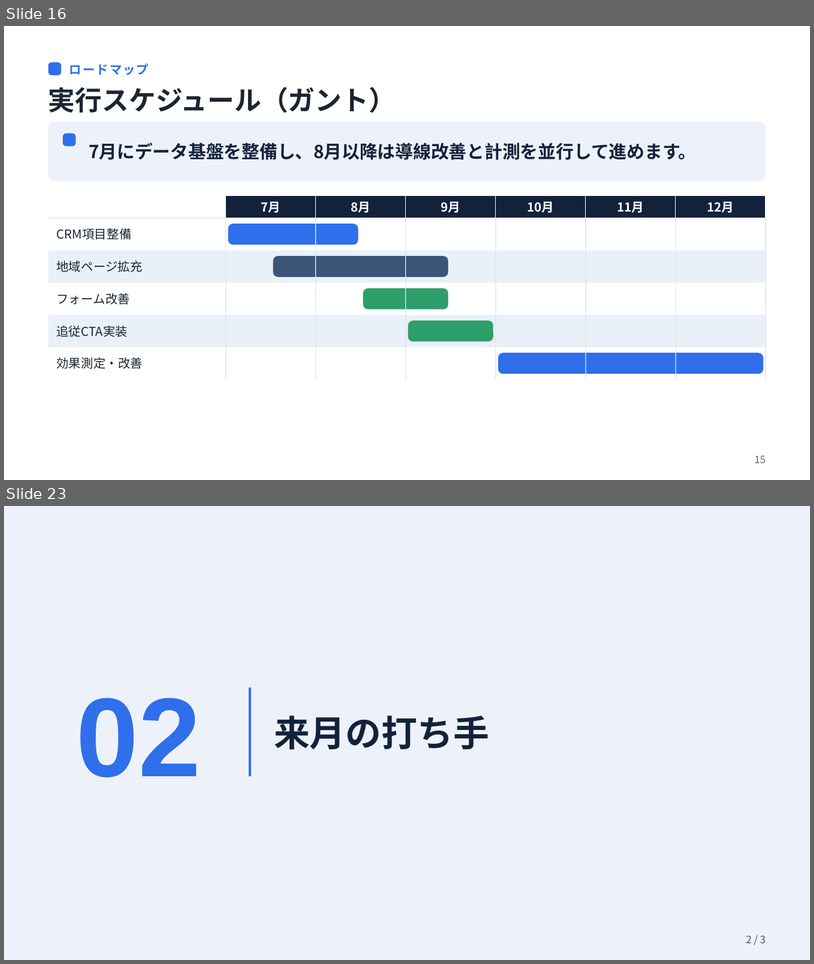
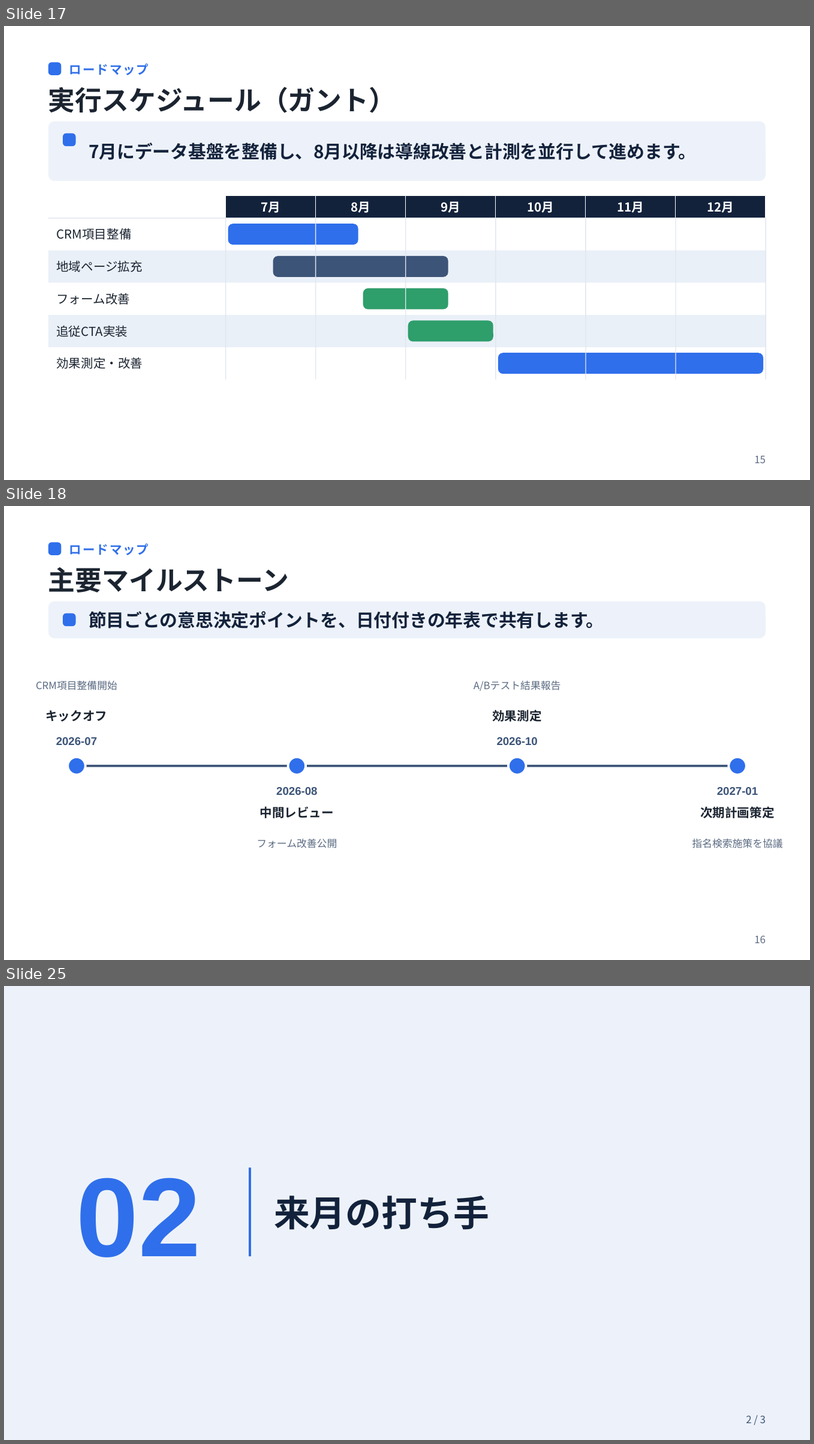
Before and after one commit to shotaueda/skill1, a slide deck: ouchi-no-mikata-slides/reference-deck.pptx. Shown one above the other, each under a label of ours: slides 16 and 23 before the commit, slides 17, 18 and 25 after it; the slides between them are not shown. The pictures are 814x964 and 814x1444 pixels, drawn with LibreOffice and Linux fonts; fonts in the diff are those of the drawing; background and template pictures are left out. Boxes give left, top, right and bottom in pixels: in the first picture for what was removed or moved away, otherwise in the second. Text is boxed around its words. In the diff, an @@ line names an element or a change of style, - is before the commit and + after.

```diff
--- a/ouchi-no-mikata-slides/reference-deck.pptx
+++ b/ouchi-no-mikata-slides/reference-deck.pptx
@@ slide 18 added at [4,506,810,960], background #FFFFFF @@
@@ rounded rectangle added at [48,542,61,555], fill #2F6FEB @@
@@ text added at [69,543,149,555], 11 pt, text #2F6FEB, bold @@
+ロードマップ
@@ text added at [48,567,289,592], 24 pt, text #1B2430, bold @@
+主要マイルストーン
@@ rounded rectangle added at [48,601,766,638], fill #EDF2FA @@
@@ rounded rectangle added at [63,613,76,626], fill #2F6FEB @@
@@ text added at [89,611,605,628], 16 pt, text #13223B, bold @@
+節目ごとの意思決定ポイントを、日付付きの年表で共有します。
@@ text added at [36,681,117,690], 9 pt, text #5B6B82 @@
+CRM項目整備開始
@@ text added at [474,681,561,691], 9 pt, text #5B6B82 @@
+A/Bテスト結果報告
@@ text added at [45,710,107,721], 11 pt, text #1B2430, bold @@
+キックオフ
@@ text added at [492,709,542,721], 11 pt, text #1B2430, bold @@
+効果測定
@@ text added at [56,737,97,745], 10 pt, text #3C5478, bold @@
+2026-07
@@ text added at [497,737,538,745], 10 pt, text #3C5478, bold @@
+2026-10
@@ ellipse added at [68,757,86,775], fill #2F6FEB, outline #FFFFFF 2 pt @@
@@ ellipse added at [288,757,306,775], fill #2F6FEB, outline #FFFFFF 2 pt @@
@@ ellipse added at [509,757,527,775], fill #2F6FEB, outline #FFFFFF 2 pt @@
@@ ellipse added at [729,757,747,775], fill #2F6FEB, outline #FFFFFF 2 pt @@
@@ line added from (77, 766) to (738, 766), #3C5478 2 pt @@
@@ text added at [276,787,317,795], 10 pt, text #3C5478, bold @@
+2026-08
@@ text added at [717,787,758,795], 10 pt, text #3C5478, bold @@
+2027-01
@@ text added at [260,806,333,818], 11 pt, text #1B2430, bold @@
+中間レビュー
@@ text added at [701,806,774,818], 11 pt, text #1B2430, bold @@
+次期計画策定
@@ text added at [257,838,337,848], 9 pt, text #5B6B82 @@
+フォーム改善公開
@@ text added at [692,838,783,848], 9 pt, text #5B6B82 @@
+指名検索施策を協議
@@ text added at [755,935,766,943], 9 pt, text #5B6B82 @@
+16
@@ what was slide 16 is now slide 17 @@
@@ what was slide 23 is now slide 25 @@
```
Also in this commit, not shown: 13 slides changed, 2 other slides added, 4 other files.
